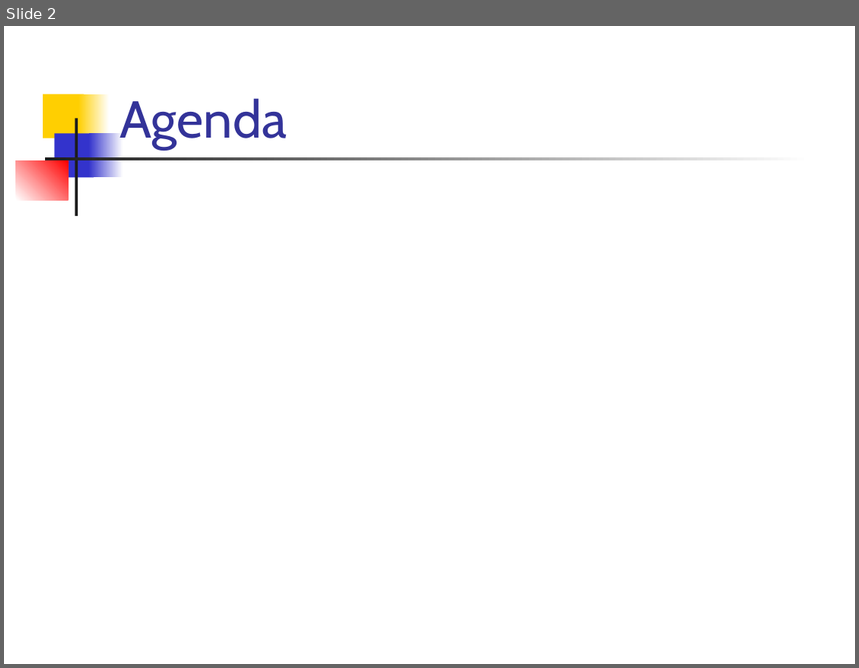
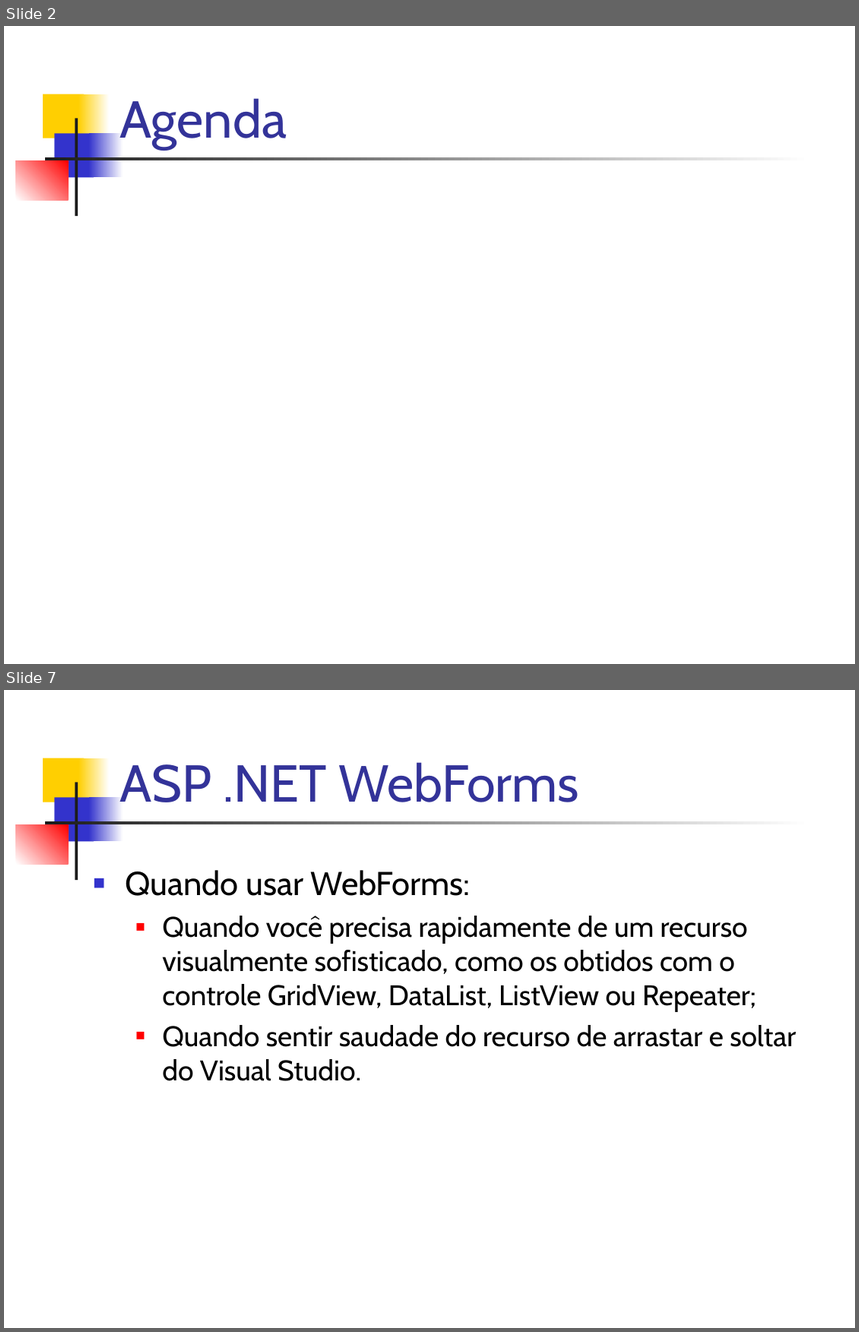
Before and after one commit to dssika/mini-curso-asp-net-mvc3, a slide deck: Slide/Mini Curso.ppt. Shown one above the other, each under a label of ours: slide 2 before the commit, slides 2 and 7 after it; the slides between them are not shown. The pictures are 859x668 and 859x1332 pixels, drawn with LibreOffice and Linux fonts; fonts in the diff are those of the drawing. Boxes give left, top, right and bottom in pixels: in the first picture for what was removed or moved away, otherwise in the second. Text is boxed around its words. In the diff, an @@ line names an element or a change of style, - is before the commit and + after.

```diff
--- a/Slide/Mini Curso.ppt
+++ b/Slide/Mini Curso.ppt
@@ slide 7 added at (4,690,855,1328), background #FFFFFF; not listed: 7 template elements that a slide beside it also shows @@
@@ title added at (120,762,579,802), 44 pt, text #333399 @@
+ASP .NET WebForms
@@ text added at (125,870,796,1081), 24 pt, text #000000 @@
+■ Quando usar WebForms:
+  ■ Quando você precisa rapidamente de um recurso visualmente sofisticado, como os obtidos com o controle GridView, DataList, ListView ou Repeater;
+  ■ Quando sentir saudade do recurso de arrastar e soltar do Visual Studio.
```
Also in this commit, not shown: 2 slides changed, 6 other slides added, 2 other files.
